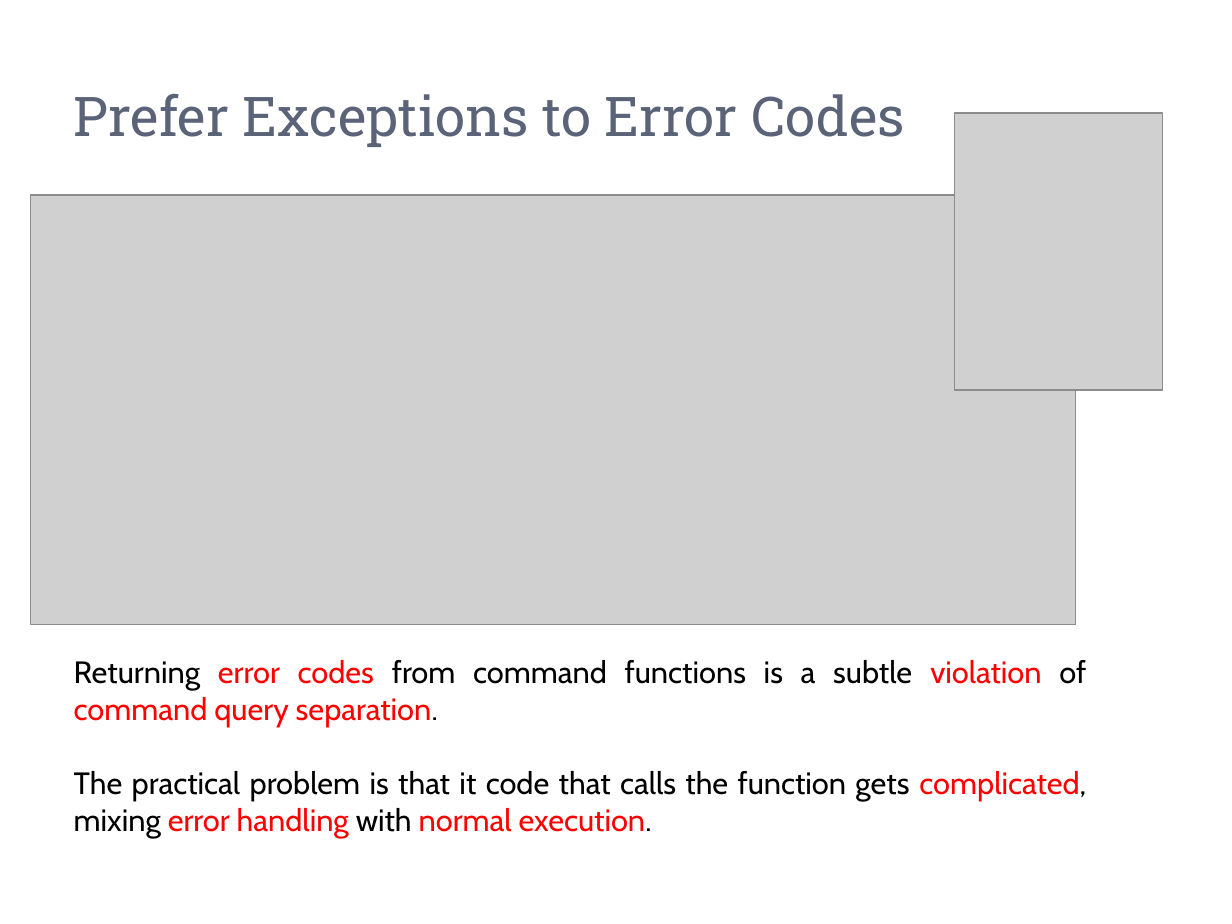
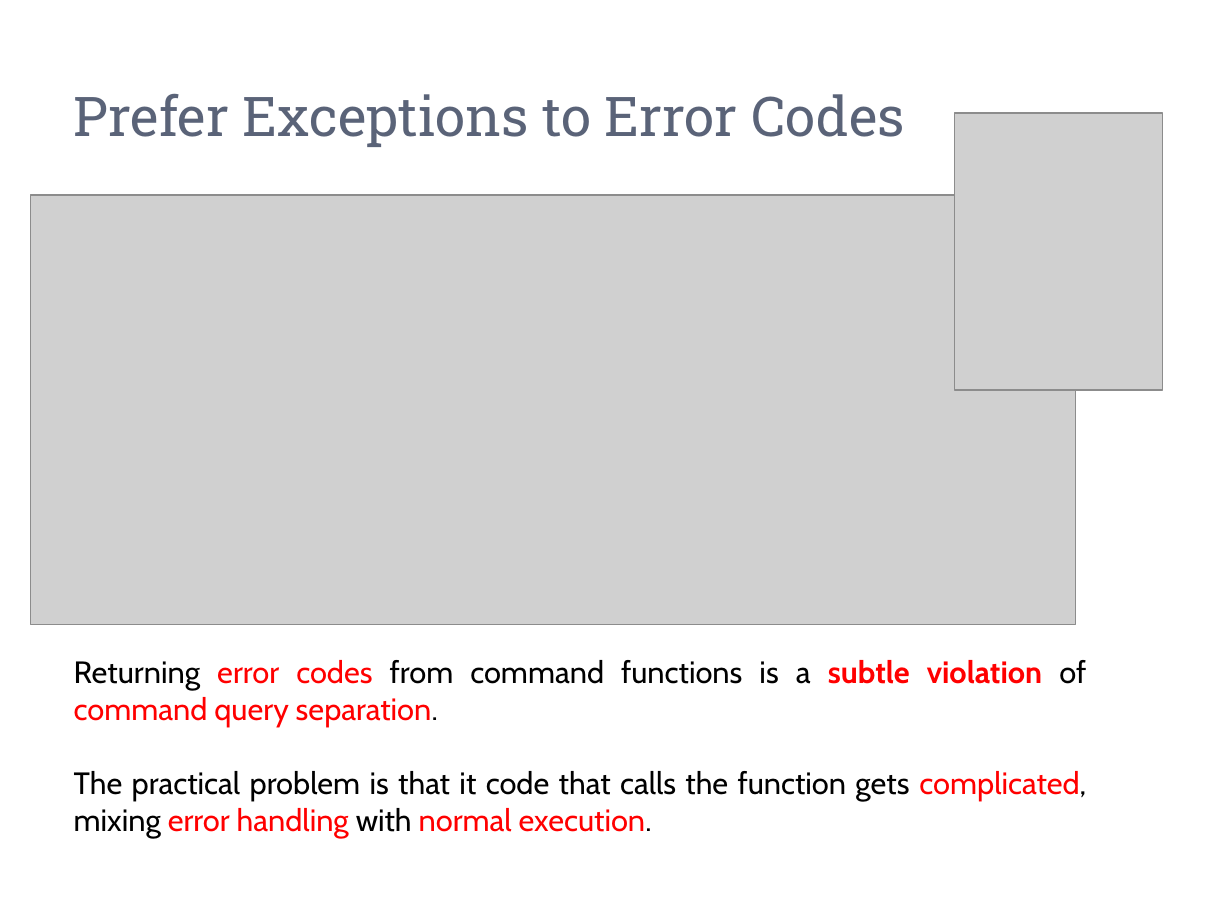
Before and after one commit to zarras/mye004-slides, a slide deck: slide 43 of 5-clean-functions.pptx. Drawn at 1232x924 pixels with LibreOffice and Linux fonts; fonts in the diff are those of the drawing; grey boxes stand for pictures. Boxes give left, top, right and bottom in pixels: in the first picture for what was removed or moved away, otherwise in the second. Text is boxed around its words. In the diff, an @@ line names an element or a change of style, - is before the commit and + after.

```diff
--- a/5-clean-functions.pptx
+++ b/5-clean-functions.pptx
@@ text at (74, 660, 1086, 727): text colour #000000 to #FF0000 in "subtle"; bold on in "subtle violation" @@
```
Also in this commit, not shown: 1 other slide changed, 9 other files.
